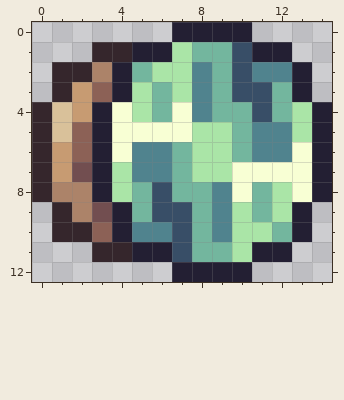
File history of a pixel-art sprite, Items/Vitric/VitricYoyo.png. That is the earlier state.
The file is 30x26 pixels, drawn in blocks of 2x2; one block is one cell here.
After:
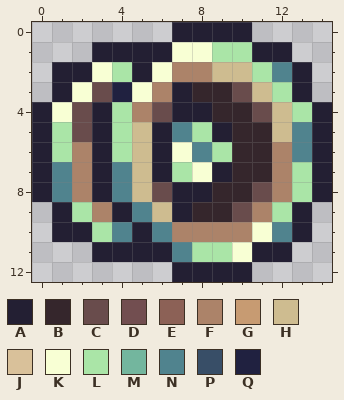
Palette (. is transparent): A #231f33  B #35262c  C #694c4c  D #724e50  E #8c6156  F #ac8369  G #c79b72  H #cebc90  J #d9c19a  K #f8ffd4  L #aae5a7  M #73b69e  N #50838e  P #384e67  Q #202140
Changes in this commit:
@@ x 0..14 @@
  0 .......AAAA....
- 1 ...BBAALMMPAA..
- 2 .BBFAMLLNMPNNA.
- 3 .BGEALMLNMPPMA.
- 4 BJGAKLMKNMMPMLA
- 5 BJEAKKKKLLMNNLA
- 6 BGEAKNNMLLMNNKA
- 7 BGDALNNMLLKKKKA
- 8 BFFALMPMMNKMLKA
- 9 .BFDAMPPMNLMLA.
-10 .BBEANNPMNLLMA.
-11 ...BBAAPMMLAA..
+ 1 ...AAAAKKLLAA..
+ 2 .AAKLAKFFHHLNA.
+ 3 .AKCQKFABBCHLA.
+ 4 AKCALFCAABBCHLA
+ 5 ALCALHANLABBHNA
+ 6 ALFALHAKNLBBFNA
+ 7 ANFANHALKABBFLA
+ 8 ANFANHCAABBCFLA
+ 9 .ALFANHABBCFLA.
+10 .AALNANFFFFKNA.
+11 ...AAAANLLKAA..
 12 .......AAAA....
Pixel boxes of the changes (left, top, right, bottom) in both pictures:
changed: (32, 42, 312, 262)
